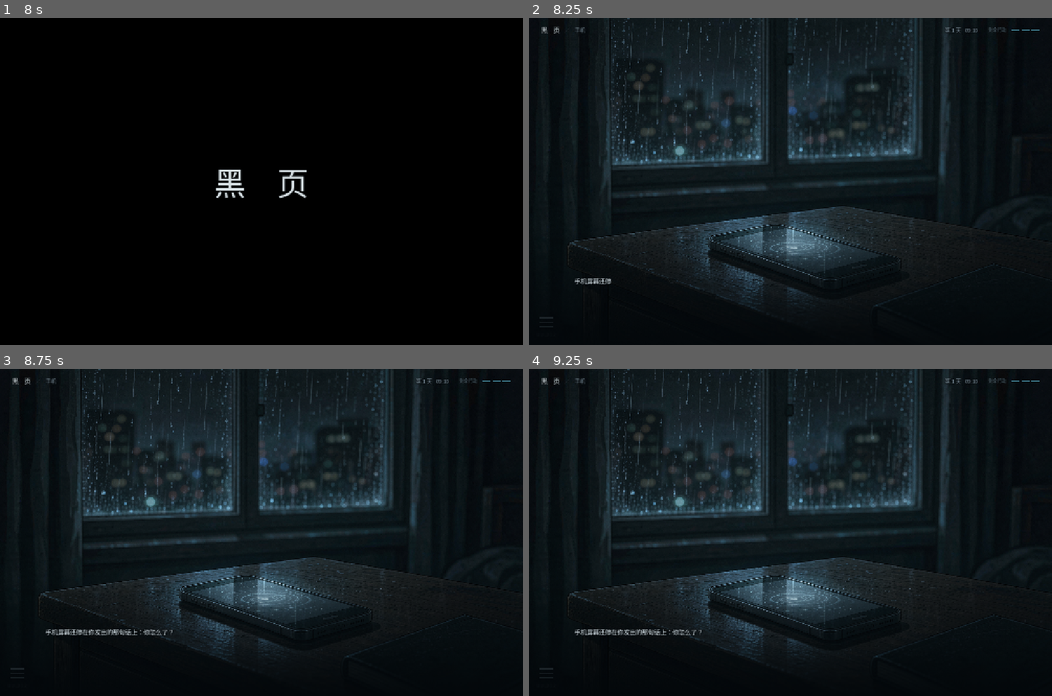
Above: before the commit, frames 1-4 (two rows, left to right).
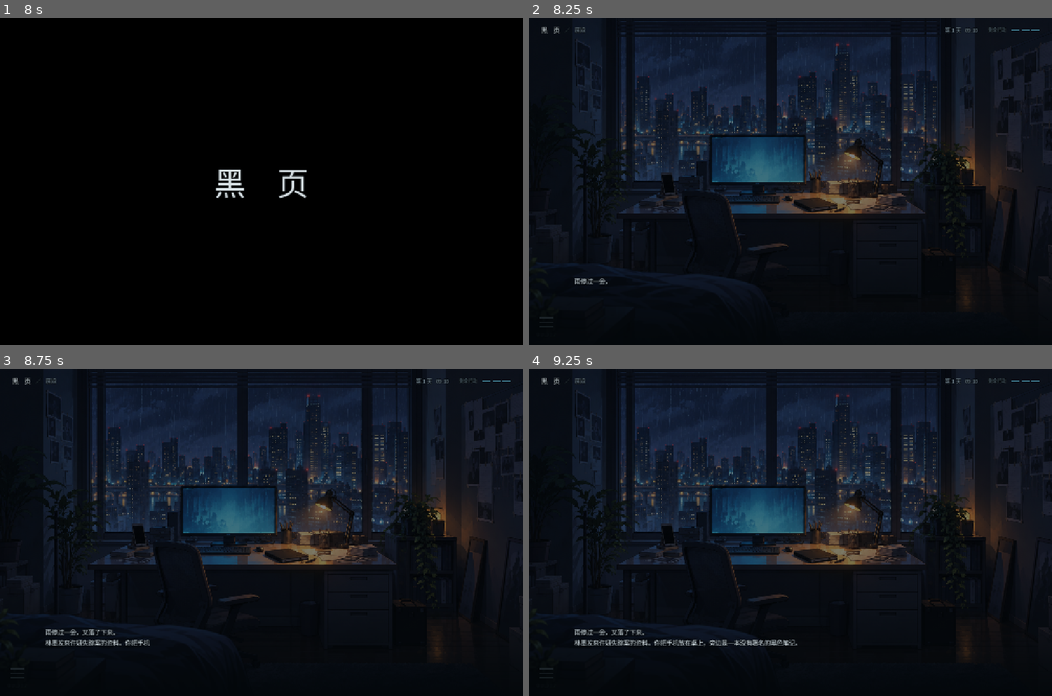
Above: after the commit, the same moments.

Repository: TreSir/-
Game: Godot game, scene res://scenes/black_page/main.tscn
Same seed, same stepped clock (60 frames per second), same inputs: the game is played once before the commit and once after it.
Inputs (mouse positions are in pixels of both pictures, inside the frame that each line leads up to):
- Up to frame 1 (8 s): click (261, 181) at 0.5 s; click (261, 181) at 1.25 s; click "黑 页" at 2 s; click (120, 171) at 2.77 s; tap Enter (ui_accept) at 3.5, 3.77, 4.07 s; move the mouse to (376, 165) at 3.52 s; hold Right (ui_right) 3.53-4.25 s; tap Space at 3.6 s; click (376, 165) at 3.67 s; drag from (156, 197) to (235, 246) at 4.27 s; click "电脑" at 5 s; click "自动" at 5.75 s; click "自动中" at 6.5 s; click "跳过 ▸▸" at 7.25 s
- Up to frame 2 (8.25 s): move the mouse to (842, 109) at 8.02 s; hold Right (ui_right) from 8.03 s (still down); tap Space at 8.1 s
- Up to frame 3 (8.75 s): keep holding Right (ui_right)
- Up to frame 4 (9.25 s): release Right (ui_right) at 8.75 s; drag from (764, 597) to (633, 483) at 8.77 s

Frame 1 is identical in both runs. In frame 2, 25% of the frame differs, in the area x 1-100%, y 0-89%; in frame 3, 25%; in frame 4, 26%.

Commit message:
删掉旧存档补偿开场（opening.json 及其代码）
正式开发没有旧存档要兼容，这套是纯负重：
- data/black_page/opening.json（手机震动 → 林墨短信那段，已被新序章完全取代）
- main.gd 的 _play_opening()（约 27 行）
- data_loader 加载列表里的 "opening"
- _reveal_game() 简化成一句话：序章已经把该解锁的写进状态了，这里只管进房间

冒烟测试 80 项全过。

Diff:
--- a/data/black_page/opening.json
+++ /dev/null
@@ -1,18 +0,0 @@
-{
-  "scene": "phone",
-  "beats": [
-    {
-      "text": "手机屏幕还停在你发出的那句话上：你怎么了？"
-    },
-    {
-      "text": "消息已送达。许妍没有回复。再次回拨，仍然无法接通。"
-    },
-    {
-      "text": "昨晚她还说今天联系你。现在，你必须先找到她。"
-    }
-  ],
-  "unlock": [
-    "people",
-    "pocket"
-  ]
-}
--- a/scripts/black_page/data_loader.gd
+++ b/scripts/black_page/data_loader.gd
@@ -9,7 +9,7 @@
 	sources.clear()
 	error = ""
 	var result: Dictionary = {"id": "black_page", "catalog": {"items": {}, "entries": {}}}
-	for name in ["flags", "people", "clues", "actions", "cases", "events", "endings", "codex", "transitions", "opening", "prologue"]:
+	for name in ["flags", "people", "clues", "actions", "cases", "events", "endings", "codex", "transitions", "prologue"]:
 		var source = Source.new()
 		source.read_file(directory.path_join(name + ".json"))
 		sources[name] = source
--- a/scripts/black_page/main.gd
+++ b/scripts/black_page/main.gd
@@ -504,33 +504,11 @@
 	if not note_error.is_empty() or not note_success.is_empty():
 		_message(note_error, note_success)
 
-## 序章结束后走这里：先播开场那段（如果还没播过），否则直接进房间。
+## 序章结束后走这里。序章自己已经把该解锁的入口写进状态（人物 / 口袋），
+## 案件和黑页要玩家在房间里碰实体才出现——所以这里只管进房间。
 func _reveal_game() -> void:
 	_reveal_hud(true)
-	if not bool(game.flag("ui.case")):
-		_play_opening()
-		return
 	_enter_room()
-
-## 开场：手机在床头柜上震动 → 读到林墨的消息 → 自言自语 → 案件图标出现。
-## 文案在 `data/black_page/opening.json`，改剧情去那儿改。
-func _play_opening() -> void:
-	var entry: Dictionary = game.bundle.get("opening", {})
-	var beats: Array = []
-	for beat in entry.get("beats", []):
-		beats.append(str(beat.get("text", "")))
-	if beats.is_empty():
-		var error: String = game.reveal_ui(entry.get("unlock", ["case"]))
-		if not error.is_empty(): push_warning(error)
-		_enter_room()
-		return
-	_in_room = false
-	_apply_scene(str(entry.get("scene", Scenes.PHONE)))
-	var unlock: Array = entry.get("unlock", ["case"])
-	_say(beats, func():
-		var error: String = game.reveal_ui(unlock)
-		if not error.is_empty(): push_warning(error)
-		_enter_room())
 
 ## 把最近一条叙述性日志当成「当前台词」。
 func _latest_line() -> String:
